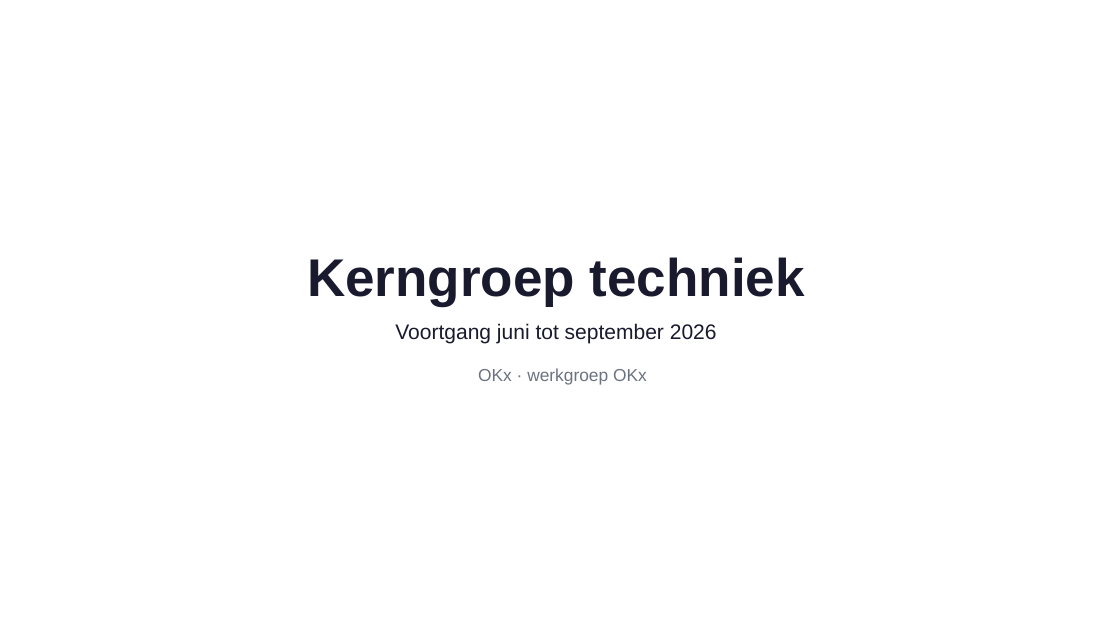
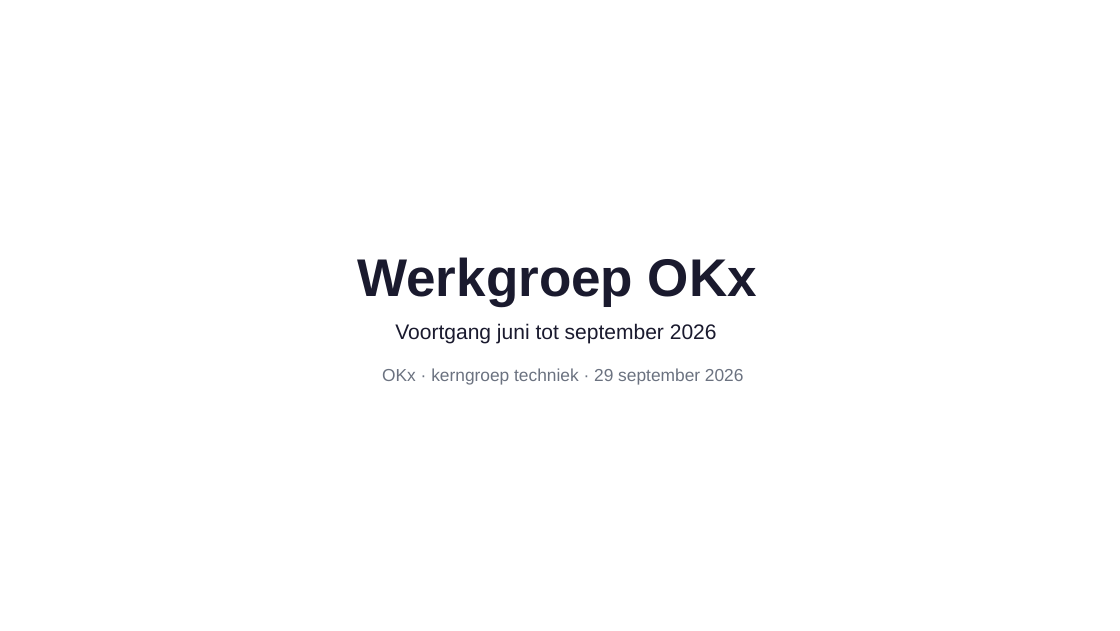
Before and after one commit to Npuls-OKx/meta, a slide deck: slide 1 of presentaties/export/260929_werkgroep_okx_voortgang/260929_werkgroep_okx_voortgang.pptx. Drawn at 1120x631 pixels with LibreOffice and Linux fonts; fonts in the diff are those of the drawing; background and template pictures are left out. Boxes give left, top, right and bottom in pixels: in the first picture for what was removed or moved away, otherwise in the second. Text is boxed around its words. In the diff, an @@ line names an element or a change of style, - is before the commit and + after.

```diff
--- a/presentaties/export/260929_werkgroep_okx_voortgang/260929_werkgroep_okx_voortgang.pptx
+++ b/presentaties/export/260929_werkgroep_okx_voortgang/260929_werkgroep_okx_voortgang.pptx
@@ text at (357, 257, 757, 306): text changed @@
-Kerngroep techniek
+Werkgroep OKx
@@ text at (382, 368, 744, 385): text changed @@
-OKx · werkgroep OKx
+OKx · kerngroep techniek · 29 september 2026
```
Also in this commit, not shown: 2 other slides changed, 2 other files.
